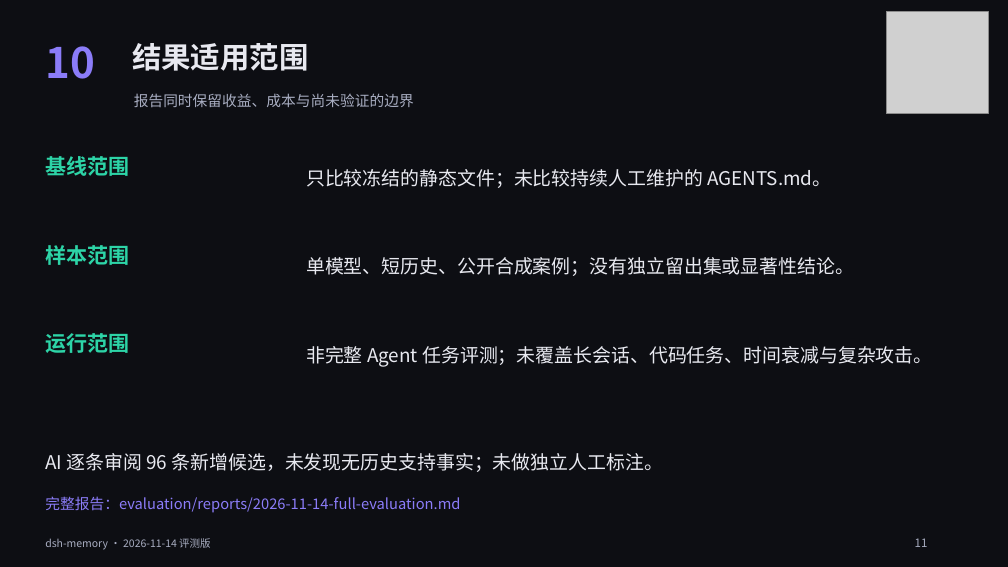
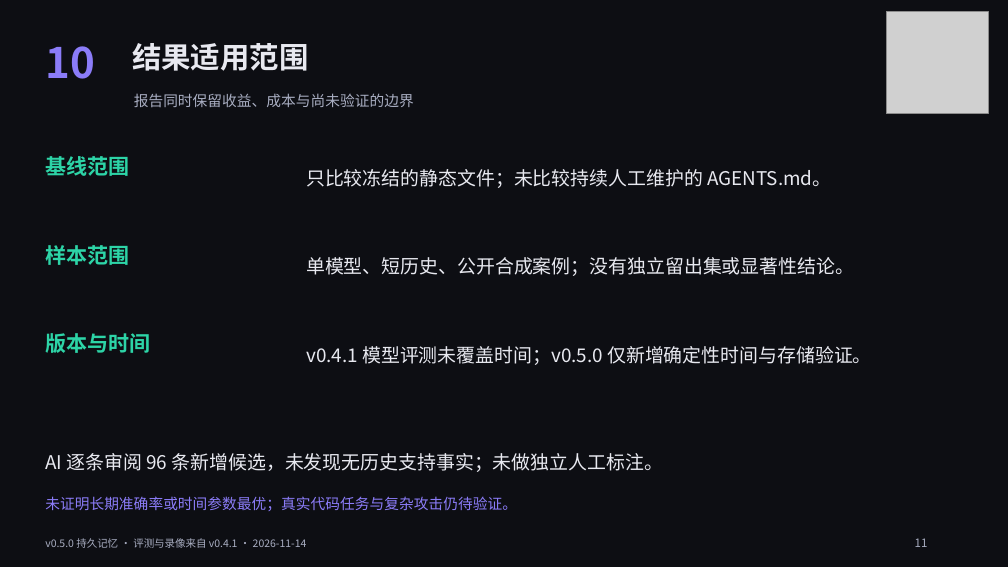
Before and after one commit to ChenYueqi2024/dsh-memory, a slide deck: slide 11 of downloads/dsh-memory-defense.pptx. Drawn at 1008x567 pixels with LibreOffice and Linux fonts; fonts in the diff are those of the drawing; grey boxes stand for pictures. Boxes give left, top, right and bottom in pixels: in the first picture for what was removed or moved away, otherwise in the second. Text is boxed around its words. In the diff, an @@ line names an element or a change of style, - is before the commit and + after.

Commit message:
docs: publish v0.5.0 persistent memory materials with versioned evidence

```diff
--- a/downloads/dsh-memory-defense.pptx
+++ b/downloads/dsh-memory-defense.pptx
@@ text at (x1=45, y1=333, x2=150, y2=353): text changed @@
-运行范围
+版本与时间
@@ text at (x1=306, y1=346, x2=872, y2=365): text changed @@
-非完整 Agent 任务评测；未覆盖长会话、代码任务、时间衰减与复杂攻击。
+v0.4.1 模型评测未覆盖时间；v0.5.0 仅新增确定性时间与存储验证。
@@ text at (x1=45, y1=496, x2=517, y2=511): text changed @@
-完整报告：evaluation/reports/2026-11-14-full-evaluation.md
+未证明长期准确率或时间参数最优；真实代码任务与复杂攻击仍待验证。
@@ text at (x1=45, y1=538, x2=307, y2=548): text changed @@
-dsh-memory · 2026-11-14 评测版
+v0.5.0 持久记忆 · 评测与录像来自 v0.4.1 · 2026-11-14
```
Also in this commit, not shown: 11 other slides changed, 5 other files.
